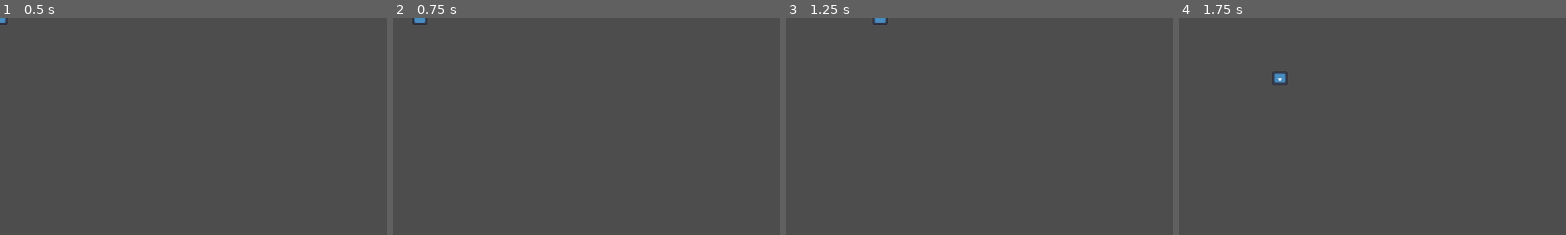
Above: before the commit, frames 1-4 (left to right).
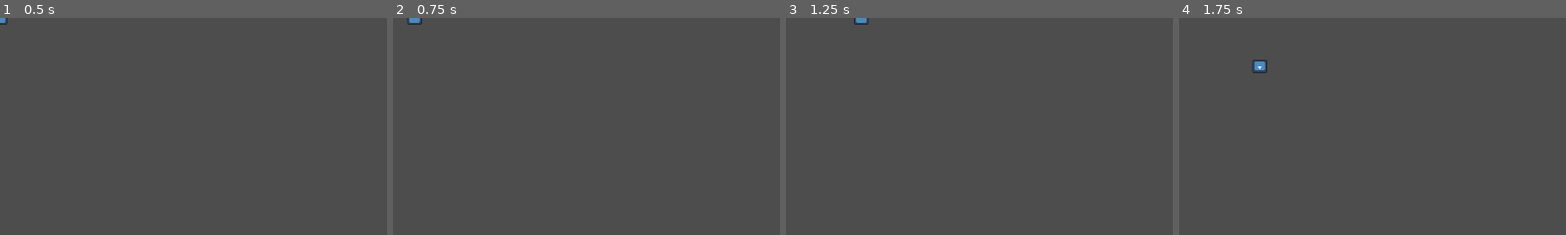
Above: after the commit, the same moments.

Repository: UMKC-GDT/Godot-Mini-Project
Game: Godot game, scene res://Scenes/character_controller.tscn
Same seed, same stepped clock (60 frames per second), same inputs: the game is played once before the commit and once after it. The engine's default icon, where the game draws it, is replaced by a stand-in: a white triangle on a blue panel in a dark square.
Inputs:
- Up to frame 1 (0.5 s): no input
- Up to frame 2 (0.75 s): tap Enter at 0.5 s; hold Right (right) from 0.53 s (still down)
- Up to frame 3 (1.25 s): keep holding Right (right)
- Up to frame 4 (1.75 s): tap Space at 1.25 s; release Right (right) at 1.28 s; hold S (down) from 1.28 s (still down)
The pictures show only the part of the screen within x 0-50%, y 0-50%; the shares and areas given below are measured in that part.

Frame 1 is identical in both runs. In frame 2, 0.1% of the frame differs, in the area x 3-9%, y 0-4%; in frame 3, 0.2%; in frame 4, 0.4%, in the area x 19-29%, y 19-31%.

Commit message:
Adjusted Speed
Also removed unsavory comments.

Diff:
--- a/Scenes/character_controller.gd
+++ b/Scenes/character_controller.gd
@@ -1,6 +1,6 @@
 extends CharacterBody2D
 
-@export var speed: int = 100
+@export var speed: int = 80
 
 # Called when the node enters the scene tree for the first time.
 func _ready():
@@ -20,6 +20,7 @@
 		velocity.y += 1
 	if Input.is_action_pressed("up"):
 		velocity.y -= 1
+#endregion
 
 #region Animation Management
 	if velocity.x != 0:
@@ -34,7 +35,6 @@
 
 #region Movement Management
 	if velocity.length() > 0:
-		# look_at(global_position * velocity) #oh this fucked up fucked up
 		velocity = velocity.normalized() * speed
 	position += velocity * delta
 	move_and_slide()
